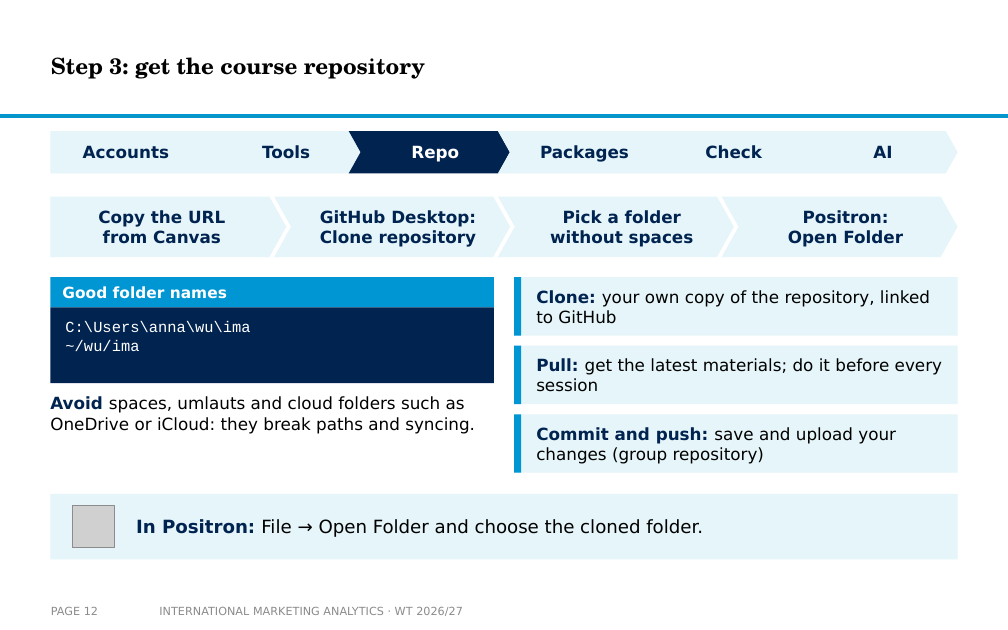
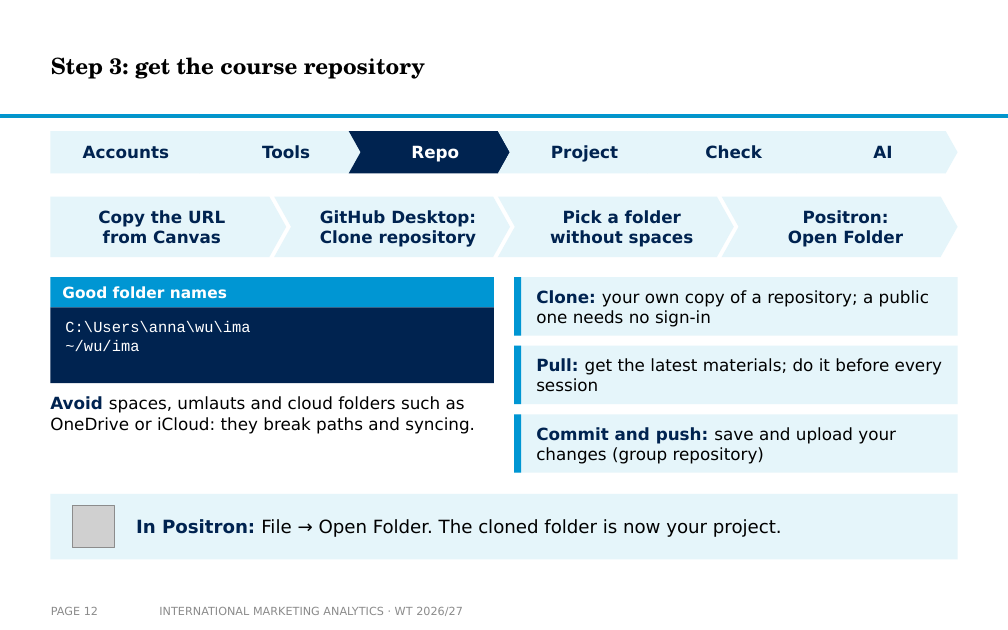
Before and after one commit to arnefloh-wu/International-Marketing-Analytics, a slide deck: slide 12 of slides/01a_setup-and-registration_WT26-27.pptx. Drawn at 1008x630 pixels with LibreOffice and Linux fonts; fonts in the diff are those of the drawing; grey boxes stand for pictures; background and template pictures are left out. Boxes give left, top, right and bottom in pixels: in the first picture for what was removed or moved away, otherwise in the second. Text is boxed around its words. In the diff, an @@ line names an element or a change of style, - is before the commit and + after.

```diff
--- a/slides/01a_setup-and-registration_WT26-27.pptx
+++ b/slides/01a_setup-and-registration_WT26-27.pptx
@@ text in chevron at [551,145,618,162]: text changed @@
-Packages
+Project
@@ text at [536,290,929,327]: text changed @@
-Clone: your own copy of the repository, linked to GitHub
+Clone: your own copy of a repository; a public one needs no sign-in
@@ text at [136,519,782,537]: text changed @@
-In Positron: File → Open Folder and choose the cloned folder.
+In Positron: File → Open Folder. The cloned folder is now your project.
```
Also in this commit, not shown: 17 other slides changed, 7 other files.
